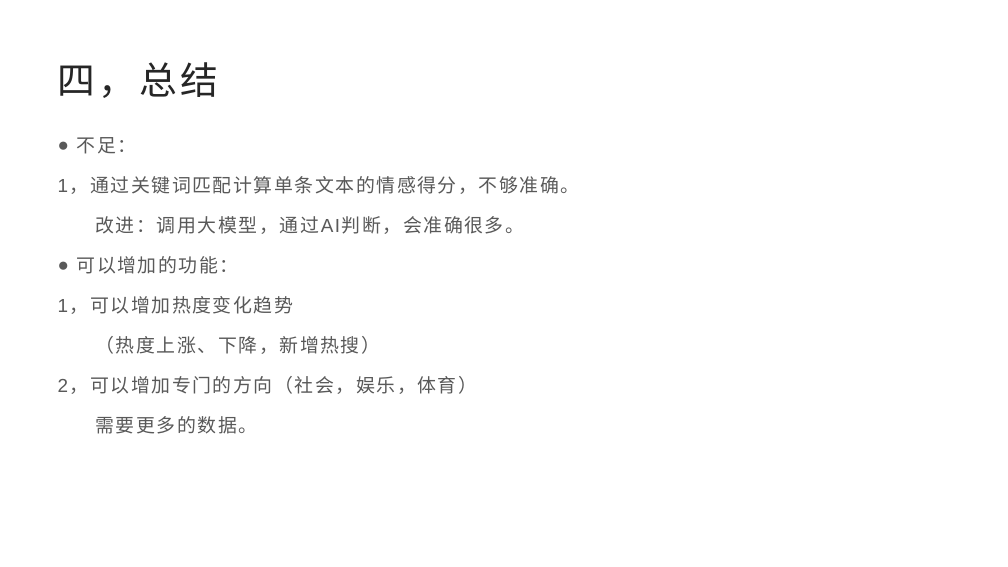
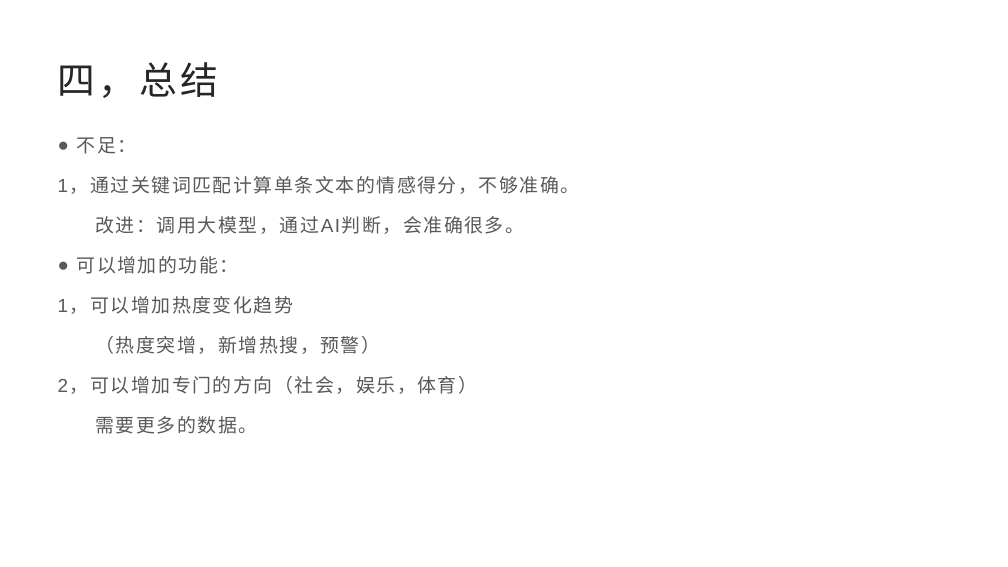
Before and after one commit to xiebaoma/poa, a slide deck: slide 22 of 最终报告.pptx (slide 20 before the commit). Drawn at 1008x567 pixels with LibreOffice and Linux fonts; fonts in the diff are those of the drawing. Boxes give left, top, right and bottom in pixels: in the first picture for what was removed or moved away, otherwise in the second. Text is boxed around its words. In the diff, an @@ line names an element or a change of style, - is before the commit and + after.

```diff
--- a/最终报告.pptx
+++ b/最终报告.pptx
@@ text at [96, 336, 381, 354]: text changed @@
-（热度上涨、下降，新增热搜）
+（热度突增，新增热搜，预警）
```
Also in this commit, not shown: 2 slides added, 3 other files.
